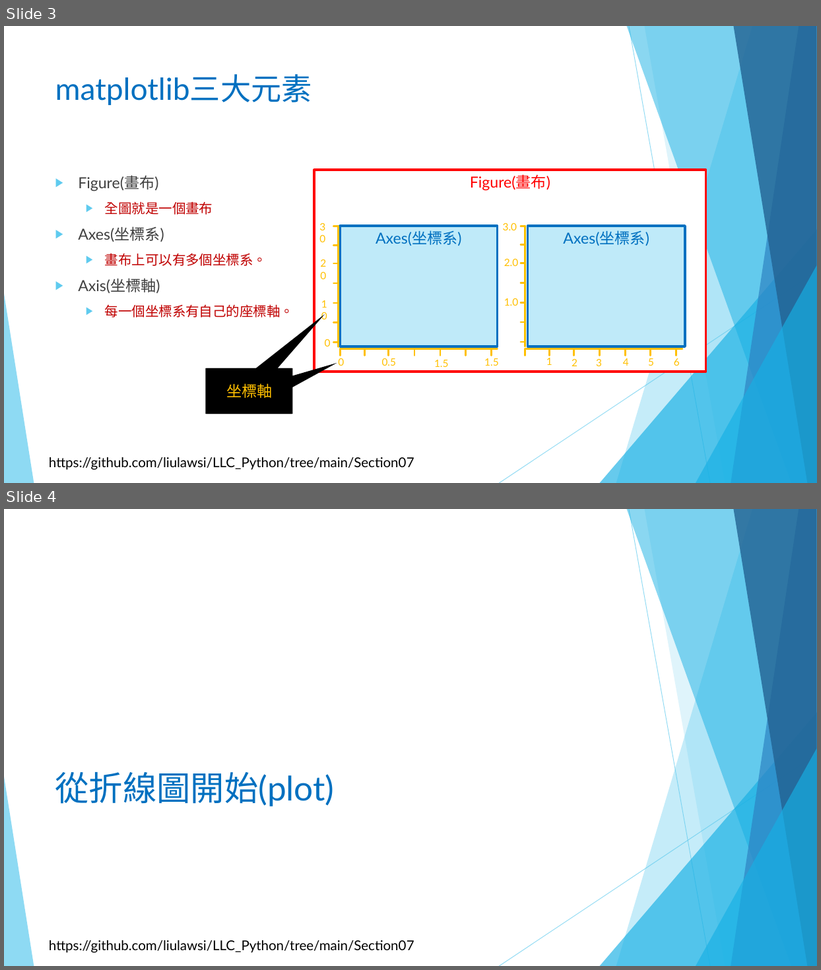
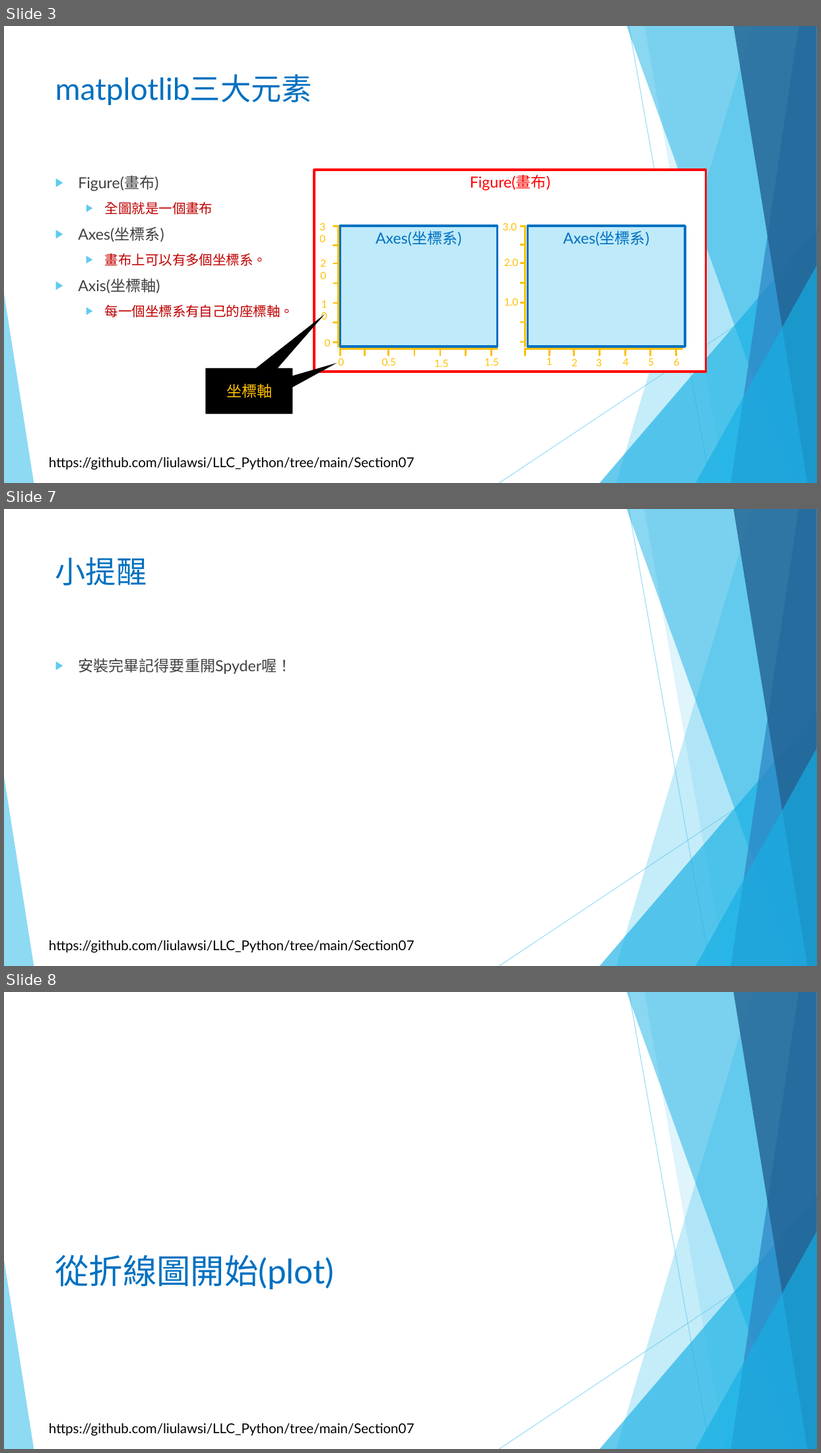
Before and after one commit to liulawsi/My_PPTs, a slide deck: LCC/Python/數據圖表_matplotlib模組入門.pptx. Shown one above the other, each under a label of ours: slides 3 and 4 before the commit, slides 3, 7 and 8 after it; the slides between them are not shown. The pictures are 821x970 and 821x1453 pixels, drawn with LibreOffice and Linux fonts; fonts in the diff are those of the drawing; background and template pictures are left out. Boxes give left, top, right and bottom in pixels: in the first picture for what was removed or moved away, otherwise in the second. Text is boxed around its words. In the diff, an @@ line names an element or a change of style, - is before the commit and + after.

```diff
--- a/LCC/Python/數據圖表_matplotlib模組入門.pptx
+++ b/LCC/Python/數據圖表_matplotlib模組入門.pptx
@@ slide 7 added at (x1=4, y1=509, x2=817, y2=966), background #FFFFFF; not listed: 11 template elements that a slide beside it also shows @@
@@ title added at (x1=55, y1=557, x2=147, y2=586), 36 pt, text #0070C0 @@
+小提醒
@@ text added at (x1=78, y1=658, x2=292, y2=674), 18 pt, text #404040 @@
+▶ 安裝完畢記得要重開Spyder喔！
@@ what was slide 4 is now slide 8 @@
```
Also in this commit, not shown: 1 slide changed, 3 other slides added, 1 other file.
